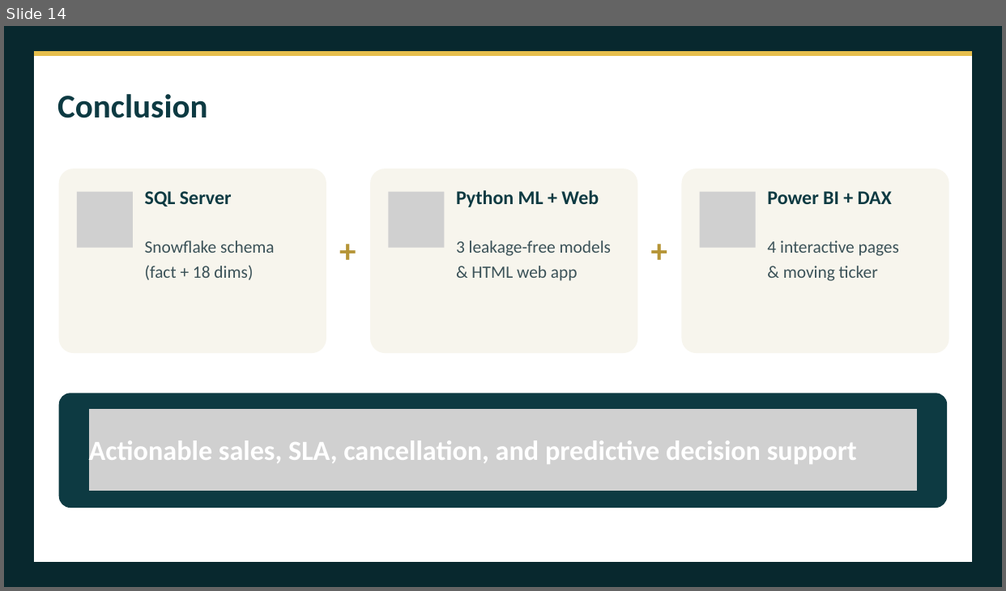
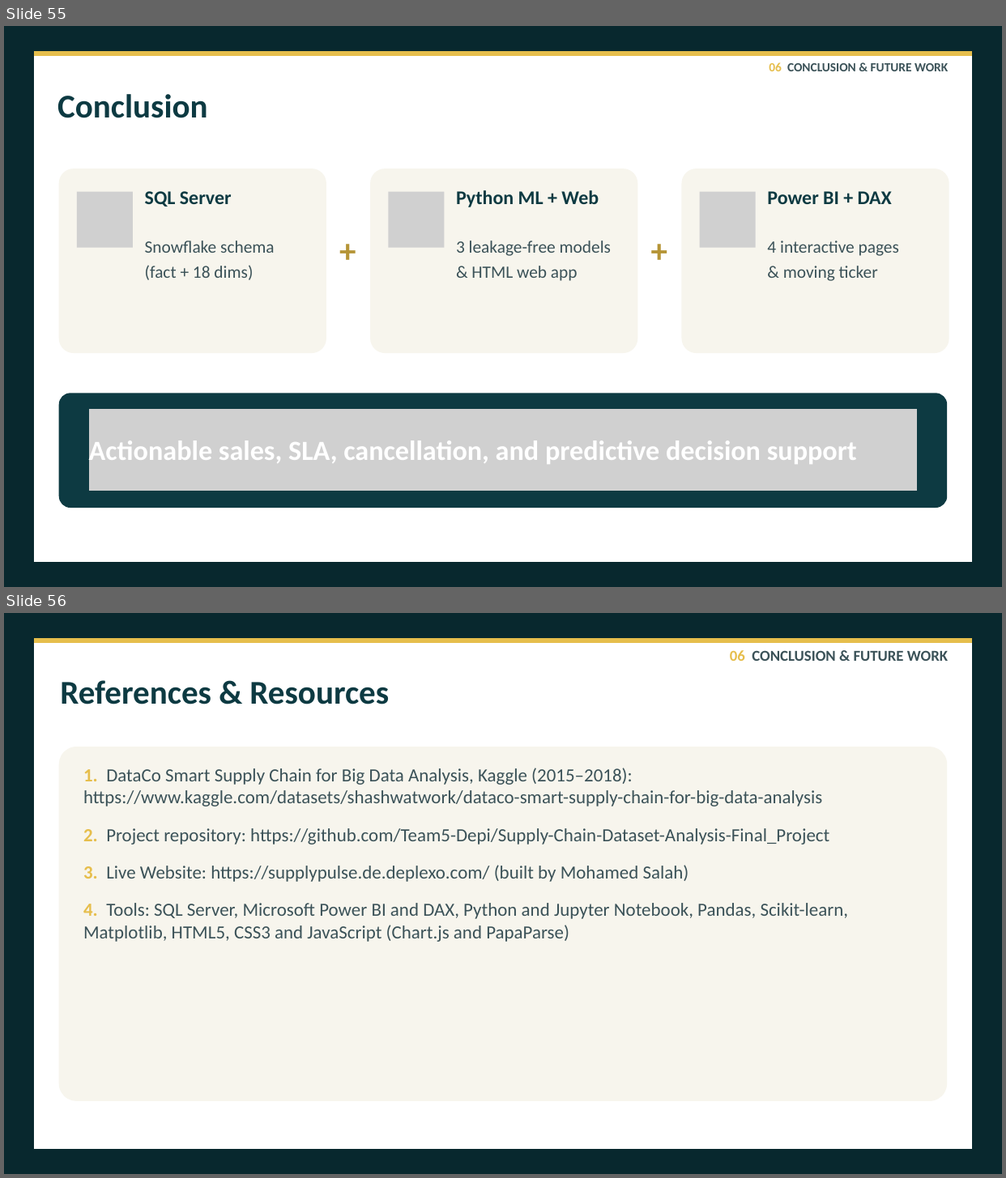
Before and after one commit to Team5-Depi/Supply-Chain-Dataset-Analysis-Final_Project, a slide deck: Presentation/Supply_Chain_Dataset_Analysis_Presentation.pptx. Shown one above the other, each under a label of ours: slide 14 before the commit, slides 55 and 56 after it. The pictures are 1006x591 and 1006x1178 pixels, drawn with LibreOffice and Linux fonts; fonts in the diff are those of the drawing; grey boxes stand for pictures. Boxes give left, top, right and bottom in pixels: in the first picture for what was removed or moved away, otherwise in the second. Text is boxed around its words. In the diff, an @@ line names an element or a change of style, - is before the commit and + after.

```diff
--- a/Presentation/Supply_Chain_Dataset_Analysis_Presentation.pptx
+++ b/Presentation/Supply_Chain_Dataset_Analysis_Presentation.pptx
@@ slide 56 added at <box>4,613,1002,1174</box>, background #08282E @@
@@ freeform shape added at <box>34,638,972,1149</box>, fill #FFFFFF @@
@@ freeform shape added at <box>34,638,972,643</box>, fill #E6BE4C @@
@@ text added at <box>730,650,948,661</box>, 22 pt, text #3B5258, bold @@
+06 CONCLUSION & FUTURE WORK
@@ text added at <box>60,680,389,705</box>, 48 pt, text #0D3A42, bold @@
+References & Resources
@@ rounded rectangle added at <box>59,747,947,1101</box>, fill #F7F5ED @@
@@ text added at <box>83,768,849,942</box>, 26.8 pt, text #3B5258 @@
+1. DataCo Smart Supply Chain for Big Data Analysis, Kaggle (2015–2018): https://www.kaggle.com/datasets/shashwatwork/dataco-smart-supply-chain-for-big-data-analysis
+2. Project repository: https://github.com/Team5-Depi/Supply-Chain-Dataset-Analysis-Final_Project
+3. Live Website: https://supplypulse.de.deplexo.com/ (built by Mohamed Salah)
+4. Tools: SQL Server, Microsoft Power BI and DAX, Python and Jupyter Notebook, Pandas, Scikit-learn, Matplotlib, HTML5, CSS3 and JavaScript (Chart.js and PapaParse)
@@ what was slide 14 is now slide 55 @@
@@ slide 55 changed as well @@
@@ text added at <box>769,62,948,71</box>, 18 pt, text #3B5258, bold @@
+06 CONCLUSION & FUTURE WORK
```
Also in this commit, not shown: 10 other slides changed, 45 other slides added, 4 slides removed, 2 other files.
